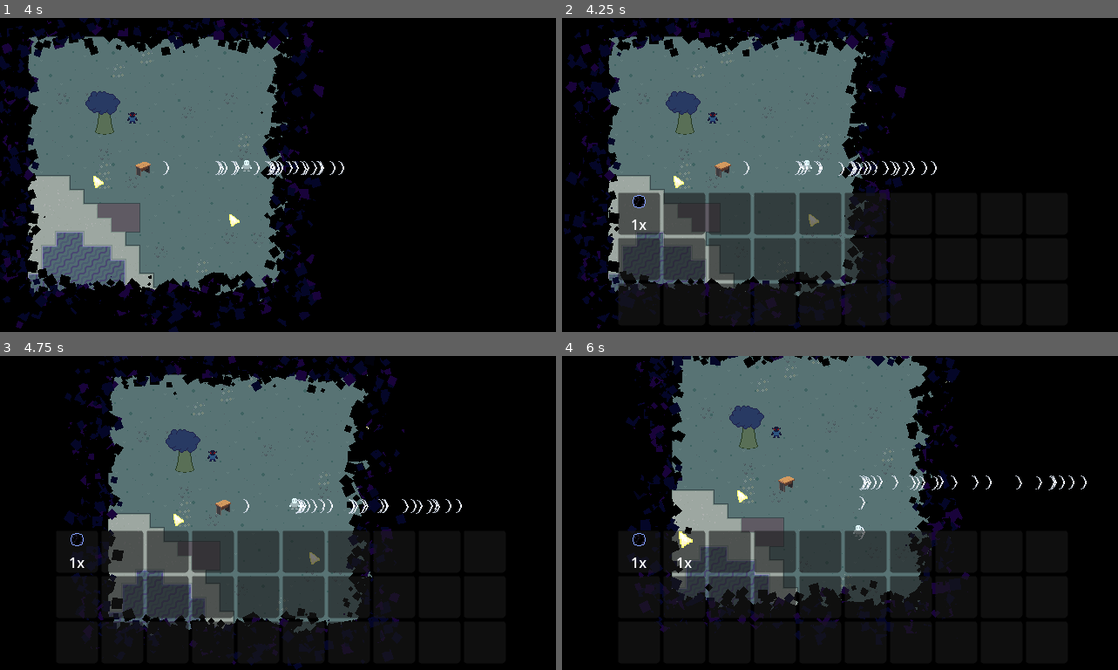
Above: before the commit, frames 1-4 (two rows, left to right).
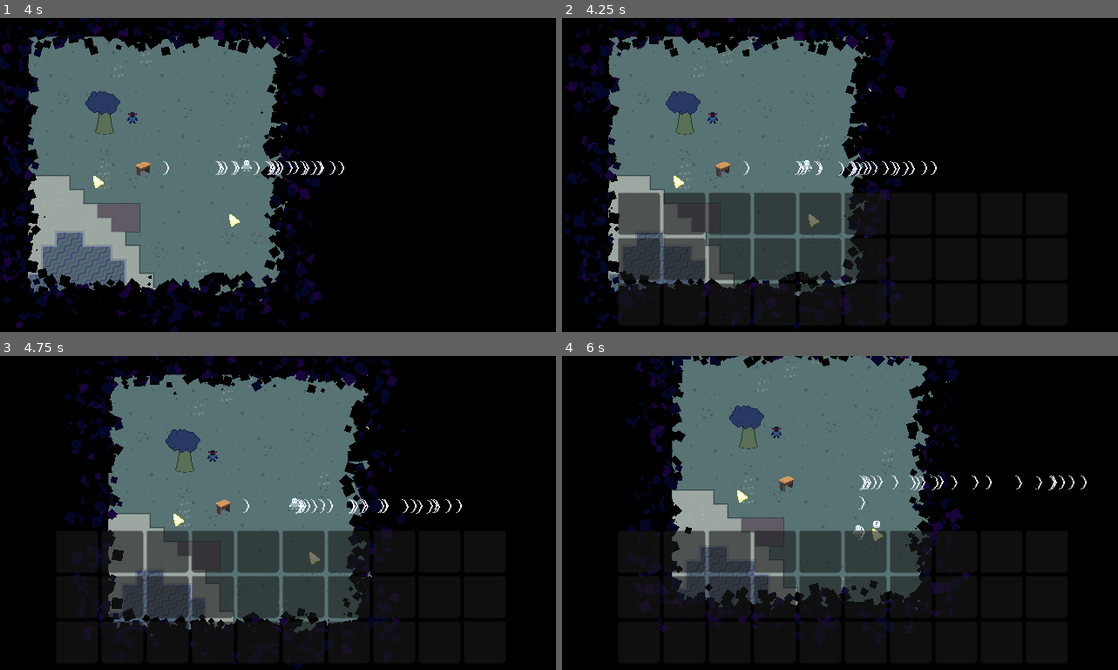
Above: after the commit, the same moments.

Repository: TimoRoggel/EverDark
Game: Godot game, scene res://scenes/levels/world.tscn
Same seed, same stepped clock (60 frames per second), same inputs: the game is played once before the commit and once after it.
Inputs (mouse positions are in pixels of both pictures, inside the frame that each line leads up to):
- Up to frame 1 (4 s): move the mouse to (400, 159) at 0.52 s; press the mouse at (400, 159) at 0.53 s; hold D (right) 0.53-1.25 s; tap Shift (dash) at 0.8 s; release the mouse at (400, 159) at 1.25 s; drag from (166, 190) to (344, 162) at 1.27 s; move the mouse to (333, 105) at 2.02 s; press the mouse at (333, 105) at 2.03 s; hold D (right) 2.03-2.75 s; tap F (interact, bound only after the commit) at 2.1, 3.8 s; release the mouse at (333, 105) at 2.75 s; drag from (250, 237) to (116, 212) at 2.77 s; move the mouse to (444, 222) at 3.52 s; hold A (left) from 3.53 s (still down); hold Shift (dash) from 3.53 s (still down)
- Up to frame 2 (4.25 s): keep holding A (left); keep holding Shift (dash); tap Tab (toggle_inventory) at 4.15 s
- Up to frame 3 (4.75 s): release A (left) at 4.25 s; release Shift (dash) at 4.25 s; drag from (111, 465) to (250, 556) at 4.27 s
- Up to frame 4 (6 s): move the mouse to (867, 513) at 5.02 s; hold S (down) 5.03-5.75 s; hold Shift (dash) 5.03-5.75 s; tap F (interact, bound only after the commit) at 5.1 s; click (867, 513) at 5.17 s; drag from (756, 434) to (717, 497) at 5.77 s

Frame 1 is identical in both runs. In frame 2, 0.1% of the frame differs, in the area x 12-16%, y 56-68%; in frame 3, less than 0.1%; in frame 4, 0.3%, in the area x 12-58%, y 52-68%.

Commit message:
interaction system and some code cleanup

Diff:
--- a/project.godot
+++ b/project.godot
@@ -87,11 +87,17 @@
 "events": [Object(InputEventKey,"resource_local_to_scene":false,"resource_name":"","device":-1,"window_id":0,"alt_press …(195 unchanged characters)…
 ]
 }
+interact={
+"deadzone": 0.2,
+"events": [Object(InputEventKey,"resource_local_to_scene":false,"resource_name":"","device":-1,"window_id":0,"alt_pressed":false,"shift_pressed":false,"ctrl_pressed":false,"meta_pressed":false,"pressed":false,"keycode":0,"physical_keycode":70,"key_label":0,"unicode":102,"location":0,"echo":false,"script":null)
+]
+}
 
 [layer_names]
 
 2d_physics/layer_1="physics"
 2d_physics/layer_2="attacks"
+2d_physics/layer_3="interaction"
 
 [rendering]
 
--- a/scenes/characters/player.tscn
+++ b/scenes/characters/player.tscn
@@ -7,15 +7,16 @@
 [ext_resource type="Script" uid="uid://cnvj3qt0x6603" path="res://scripts/components/move_component.gd" id="4_kqtwu"]
 [ext_resource type="Script" uid="uid://b86jl8d8bnv68" path="res://scripts/components/camera_component.gd" id="5_6eyoc"]
 [ext_resource type="Script" uid="uid://cqprce2ews2bs" path="res://scripts/state_machine/player_states/player_walk_state.gd" id="5_jk2m4"]
-[ext_resource type="Script" uid="uid://dqan6upx40ywc" path="res://scripts/components/pickup_component.gd" id="6_kqtwu"]
+[ext_resource type="Script" uid="uid://dqan6upx40ywc" path="res://scripts/components/interaction_component.gd" id="6_kqtwu"]
 [ext_resource type="Script" uid="uid://bgrlfbkgtg7lx" path="res://scripts/components/inventory_component.gd" id="7_6eyoc"]
 [ext_resource type="Script" uid="uid://bp2m4dafooblw" path="res://scripts/tools/inventory_container.gd" id="8_eojnx"]
+[ext_resource type="Script" uid="uid://b1k2xvlafqnnw" path="res://scripts/state_machine/state_machine.gd" id="8_qgnko"]
 [ext_resource type="Script" uid="uid://b02oesl53ud3y" path="res://scripts/components/player_health_component.gd" id="8_xhtjm"]
 [ext_resource type="Script" uid="uid://dwhmrw8e0vjks" path="res://scripts/components/hitbox_component.gd" id="10_2l4js"]
 [ext_resource type="Script" uid="uid://byhtuq8lov8xm" path="res://scripts/components/spawn_attack_component.gd" id="10_xhtjm"]
+[ext_resource type="Texture2D" uid="uid://cv3hkws24ehim" path="res://graphics/interact_texture.png" id="11_rpnd8"]
 [ext_resource type="Texture2D" uid="uid://dqn4xm5578d84" path="res://graphics/attack.png" id="12_xhtjm"]
 [ext_resource type="Script" uid="uid://bvp6jp0bat6ko" path="res://scripts/resources/attack.gd" id="12_xrqxk"]
-[ext_resource type="Script" uid="uid://b1k2xvlafqnnw" path="res://scripts/state_machine/state_machine.gd" id="8_qgnko"]
 
 [sub_resource type="RectangleShape2D" id="RectangleShape2D_dyp2m"]
 size = Vector2(6, 8)
@@ -80,10 +81,10 @@
 container = NodePath("../../CanvasLayer/inventory")
 metadata/_custom_type_script = "uid://bgrlfbkgtg7lx"
 
-[node name="pickup" type="Node2D" parent="components"]
+[node name="interaction" type="Node2D" parent="components"]
 position = Vector2(0, -4)
 script = ExtResource("6_kqtwu")
-pickup_radius = 32.0
+interact_texture = ExtResource("11_rpnd8")
 metadata/_custom_type_script = "uid://dqan6upx40ywc"
 
 [node name="health" type="Node2D" parent="components"]
--- a/scripts/components/animation_component.gd
+++ b/scripts/components/animation_component.gd
@@ -30,7 +30,7 @@
 		add_child(audio_players[possible_anim])
 	animated_sprite.frame_changed.connect(step_sound)
 
-func _update(delta: float) -> void:
+func _update(_delta: float) -> void:
 	animated_sprite.flip_h = should_flip
 	var suitable_anim: String = get_suitable_animation()
 	if suitable_anim != animated_sprite.animation:
--- a/scripts/components/input_component.gd
+++ b/scripts/components/input_component.gd
@@ -10,6 +10,7 @@
 
 signal started_attacking
 signal inventory_toggled
+signal interact
 
 func _init() -> void:
 	updates_in_physics = false
@@ -20,10 +21,12 @@
 func _update(_delta: float) -> void:
 	if Input.is_action_just_pressed("pause"):
 		get_tree().paused = !get_tree().paused
+	if Input.is_action_just_pressed("interact"):
+		interact.emit()
 	if Input.is_action_just_pressed("attack"):
 		started_attacking.emit()
 		if can_spawn:
-			var item: ItemPickup2D = ItemPickup2D.new()
+			var item: DroppedItem2D = DroppedItem2D.new()
 			item.item = DataManager.resources["items"].pick_random()
 			controller.add_sibling(item)
 			item.global_position = get_global_mouse_position()
--- /dev/null
+++ b/scripts/components/interaction_component.gd
@@ -0,0 +1,68 @@
+@tool
+class_name InteractionComponent extends Component
+
+const DEBUG_COLOR: Color = Color(1.0, 0.805, 0.27, 0.502)
+
+const INTERACT_SPRITE_OFFSET: Vector2 = Vector2(0.0, -12.0)
+
+@export var interact_radius: float = 16.0:
+	set(value):
+		interact_radius = value
+		queue_redraw()
+@export var interact_texture: Texture2D = null
+
+var area: Area2D = Area2D.new()
+var shape: CollisionShape2D = CollisionShape2D.new()
+var inventory: InventoryComponent = null
+var closest_interactable: Interactable2D = null
+
+var interact_sprite: Sprite2D = Sprite2D.new()
+
+func _draw() -> void:
+	if Engine.is_editor_hint():
+		draw_circle(Vector2.ZERO, interact_radius, DEBUG_COLOR)
+		draw_circle(Vector2.ZERO, interact_radius, DEBUG_COLOR, false)
+
+func _enter() -> void:
+	if Engine.is_editor_hint():
+		return
+	interact_sprite.texture = interact_texture
+	interact_sprite.top_level = true
+	add_child(interact_sprite)
+	inventory = controller.get_component(InventoryComponent)
+	controller.get_component(InputComponent).interact.connect(_on_interact)
+	add_child(area)
+	shape.shape = CircleShape2D.new()
+	shape.shape.radius = interact_radius
+	area.add_child(shape)
+	area.collision_mask = 4
+
+func _update(_delta: float) -> void:
+	if Engine.is_editor_hint():
+		return
+	interact_sprite.visible = closest_interactable != null
+	if closest_interactable:
+		interact_sprite.global_position = closest_interactable.global_position + INTERACT_SPRITE_OFFSET
+	var interactables: Array = area.get_overlapping_areas().filter(
+		func(n: Area2D) -> bool:
+			return is_instance_of(n, Interactable2D) && n.can_interact(controller)
+			)
+	if interactables.is_empty():
+		closest_interactable = null
+		return
+	if interactables.size() > 1:
+		interactables.sort_custom(
+			func(a: Interactable2D, b: Interactable2D) -> bool:
+				return a.global_position.distance_squared_to(global_position) < b.global_position.distance_squared_to(global_position)
+				)
+	if closest_interactable == interactables[0]:
+		return
+	closest_interactable = interactables[0]
+
+func _on_interact() -> void:
+	if !closest_interactable:
+		return
+	closest_interactable.interact(controller)
+
+func _exit() -> void:
+	pass
--- a/scripts/components/inventory_component.gd
+++ b/scripts/components/inventory_component.gd
@@ -17,7 +17,7 @@
 	pass
 
 func _on_item_dropped(item: InventoryItem) -> void:
-	var pickup: ItemPickup2D = ItemPickup2D.new()
+	var pickup: DroppedItem2D = DroppedItem2D.new()
 	pickup.item = item.item
 	pickup.amount = item.quantity
 	controller.add_sibling(pickup)
@@ -44,3 +44,6 @@
 
 func is_full() -> bool:
 	return container.is_full()
+
+func can_add(item_id: int, quantity: int = 1) -> bool:
+	return container.can_add(item_id, quantity)
--- a/scripts/components/pickup_component.gd
+++ /dev/null
@@ -1,52 +0,0 @@
-@tool
-class_name PickupComponent extends Component
-
-const DEBUG_COLOR: Color = Color(1.0, 0.805, 0.27, 0.502)
-
-@export var pickup_radius: float = 16.0:
-	set(value):
-		pickup_radius = value
-		queue_redraw()
-@export var pickup_distance: float = 8.0:
-	set(value):
-		pickup_distance = value
-		queue_redraw()
-
-var area: Area2D = Area2D.new()
-var shape: CollisionShape2D = CollisionShape2D.new()
-var inventory: InventoryComponent = null
-
-func _draw() -> void:
-	if Engine.is_editor_hint():
-		draw_circle(Vector2.ZERO, pickup_radius, DEBUG_COLOR)
-		draw_circle(Vector2.ZERO, pickup_radius, DEBUG_COLOR, false)
-		draw_circle(Vector2.ZERO, pickup_distance, DEBUG_COLOR)
-		draw_circle(Vector2.ZERO, pickup_distance, DEBUG_COLOR, false)
-
-func _enter() -> void:
-	if Engine.is_editor_hint():
-		return
-	inventory = controller.get_component(InventoryComponent)
-	add_child(area)
-	shape.shape = CircleShape2D.new()
-	shape.shape.radius = pickup_radius
-	area.add_child(shape)
-
-func _update(delta: float) -> void:
-	if Engine.is_editor_hint():
-		return
-	for body: Node2D in area.get_overlapping_areas():
-		if !is_instance_of(body, ItemPickup2D):
-			continue
-		if !body.can_pickup():
-			continue
-		var d: float = body.global_position.distance_to(global_position)
-		if d <= pickup_distance:
-			if inventory.add(body.item.id, body.amount) == 0:
-				body.queue_free()
-			else:
-				body.timeout()
-		body.global_position = body.global_position.move_toward(global_position, delta * 160.0)
-
-func _exit() -> void:
-	pass
--- a/scripts/state_machine/player_states/player_idle_state.gd
+++ b/scripts/state_machine/player_states/player_idle_state.gd
@@ -16,4 +16,4 @@
 	# If moving transition to walk.
 	if _controller().input.movement.length() >= 0.1:
 		# Change state.
-		transition.emit(self, "walk")
+		_transition("walk")
--- a/scripts/state_machine/player_states/player_walk_state.gd
+++ b/scripts/state_machine/player_states/player_walk_state.gd
@@ -19,4 +19,4 @@
 	# If we are no longer moving, change to idle state.
 	if _controller().input.movement.length() < 0.1:
 		# Change state.
-		transition.emit(self, "idle")
+		_transition("idle")
--- a/scripts/state_machine/state.gd
+++ b/scripts/state_machine/state.gd
@@ -23,6 +23,10 @@
 ## Returns the [StateMachine]'s [CharacterController].
 func _controller() -> CharacterController:
 	return state_machine.controller
+
+## Emits the [signal transition] signal with the current and new state.
+func _transition(new_state: String) -> void:
+	transition.emit(self, new_state)
 
 ## Base function that is called when the state is entered.
 func enter(enter_parameter: Variant = null) -> void:
--- a/scripts/tools/item_pickup_2d.gd
+++ b/scripts/tools/dropped_item_2d.gd
@@ -1,4 +1,7 @@
-class_name ItemPickup2D extends Area2D
+@tool
+class_name DroppedItem2D extends Interactable2D
+
+const ITEM_PICKUP_RUNNABLE: GDScript = preload("uid://jxi2b1l6t8j3")
 
 @export var item: Item = null
 @export var amount: int = 1
@@ -6,10 +9,6 @@
 var timeout_timer: Timer = Timer.new()
 
 func _ready() -> void:
-	var shape: CollisionShape2D = CollisionShape2D.new()
-	shape.shape = RectangleShape2D.new()
-	shape.shape.size = Vector2i.ONE * 16
-	add_child(shape)
 	z_as_relative = false
 	y_sort_enabled = true
 	var sprite: Sprite2D = Sprite2D.new()
@@ -17,9 +16,13 @@
 	add_child(sprite)
 	timeout_timer.one_shot = true
 	add_child(timeout_timer)
+	interact_script = ITEM_PICKUP_RUNNABLE
+	active = true
+	custom_parameter = str("{\"item\": ", item.id, ", \"quantity\": ", amount, "}")
+	super()
 
 func timeout(count: float = 2.0) -> void:
+	active = false
 	timeout_timer.start(count)
-
-func can_pickup() -> bool:
-	return timeout_timer.time_left <= 0.0
+	await timeout_timer.timeout
+	active = true
--- /dev/null
+++ b/scripts/tools/interactable_2d.gd
@@ -0,0 +1,66 @@
+@tool
+class_name Interactable2D extends Area2D
+
+@export var radius: float = 8.0:
+	set(value):
+		radius = max(0.0001, value)
+		if Engine.is_editor_hint():
+			queue_redraw()
+@export_group("interact", "interact_")
+@export var interact_sound: AudioStream = null
+@export var interact_script: GDScript = null
+@export_custom(PROPERTY_HINT_EXPRESSION, "") var custom_parameter: String = ""
+
+var collision: CollisionShape2D = CollisionShape2D.new()
+var shape: CircleShape2D = CircleShape2D.new()
+var interact_player: AudioStreamPlayer2D = AudioStreamPlayer2D.new()
+var active: bool = true
+var instance: Runnable = null
+
+func _ready() -> void:
+	monitoring = false
+	collision_layer = 4
+	collision_mask = 0
+	shape.radius = radius
+	collision.shape = shape
+	add_child(collision)
+	interact_player.stream = interact_sound
+	add_child(interact_player)
+	instance = interact_script.new()
+
+func merge_param(controller: CharacterController) -> Dictionary:
+	var p_exp: Expression = Expression.new()
+	p_exp.parse(custom_parameter)
+	return { "controller": controller, "self": self }.merged(p_exp.execute())
+
+func can_interact(controller: CharacterController) -> bool:
+	if !active:
+		return false
+	return instance.can_run(merge_param(controller))
+
+func interact(controller: CharacterController) -> void:
+	if !active:
+		return
+	interact_player.play()
+	instance.run(merge_param(controller))
+	await interact_player.finished
+	queue_free()
+
+func set_active(timeout: float) -> void:
+	active = false
+	await Engine.get_main_loop().create_timer(timeout).timeout
+	active = true
+
+func _draw() -> void:
+	if !Engine.is_editor_hint():
+		return
+	draw_circle(Vector2.ZERO, radius, Color.AQUA)
+
+func _notification(what: int) -> void:
+	if !Engine.is_editor_hint():
+		return
+	match what:
+		NOTIFICATION_ENTER_CANVAS:
+			queue_redraw()
+		NOTIFICATION_TRANSFORM_CHANGED:
+			queue_redraw()
--- a/scripts/tools/inventory_container.gd
+++ b/scripts/tools/inventory_container.gd
@@ -87,6 +87,25 @@
 		if !inventory[i].is_full():
 			return false
 	return true
+
+func can_add(item_id: int, quantity: int = 1) -> bool:
+	var inventory: Array[InventorySlot] = get_slots()
+	for i: int in slots:
+		if inventory[i].inventory_item == null:
+			continue
+		if inventory[i].inventory_item.item.id != item_id:
+			continue
+		if inventory[i].inventory_item.is_full():
+			continue
+		quantity -= inventory[i].inventory_item.item.stack_size - inventory[i].inventory_item.quantity
+		if quantity <= 0:
+			return true
+	if quantity <= 0:
+		return true
+	for i: int in slots:
+		if inventory[i].inventory_item == null:
+			return true
+	return false
 
 func sort() -> void:
 	var items: Array[InventoryItem] = get_items()
--- a/scripts/tools/pickupable.gd
+++ /dev/null
@@ -1,76 +0,0 @@
-@tool
-class_name Pickupable extends Node2D
-
-@export var texture: Texture2D = null:
-	set(value):
-		texture = value
-		if Engine.is_editor_hint():
-			queue_redraw()
-@export var radius: float = 4.0:
-	set(value):
-		radius = max(0.0001, value)
-		if Engine.is_editor_hint():
-			queue_redraw()
-@export_group("Pickup", "pickup_")
-@export var pickup_sound: AudioStream = null
-@export var pickup_script: GDScript = null
-@export_custom(PROPERTY_HINT_EXPRESSION, "") var pickup_parameter: String = ""
-
-var sprite: Sprite2D = Sprite2D.new()
-var area: Area2D = Area2D.new()
-var collision: CollisionShape2D = CollisionShape2D.new()
-var shape: CircleShape2D = CircleShape2D.new()
-var pickup_player: AudioStreamPlayer2D = AudioStreamPlayer2D.new()
-var active: bool = true
-
-func _ready() -> void:
-	z_as_relative = false
-	z_index = 10
-	y_sort_enabled = true
-	sprite.texture = texture
-	add_child(sprite)
-	area.body_entered.connect(_on_body_entered)
-	add_child(area)
-	shape.radius = radius
-	collision.shape = shape
-	area.add_child(collision)
-	pickup_player.stream = pickup_sound
-	add_child(pickup_player)
-
-func _on_body_entered(body: Node) -> void:
-	if !is_instance_of(body, PlayerController):
-		return
-	pickup(body)
-
-func pickup(player: PlayerController) -> void:
-	if !active:
-		return
-	pickup_player.play()
-	var instance: Runnable = pickup_script.new()
-	var param: Expression = Expression.new()
-	param.parse(pickup_parameter)
-	instance.run({ "player": player }.merged(param.execute()))
-	sprite.visible = false
-	await pickup_player.finished
-	queue_free()
-
-func set_active(timeout: float) -> void:
-	active = false
-	await Engine.get_main_loop().create_timer(timeout).timeout
-	active = true
-
-func _draw() -> void:
-	if !Engine.is_editor_hint():
-		return
-	draw_circle(Vector2.ZERO, radius, Color.AQUA)
-	if texture:
-		draw_texture(texture, texture.get_size() * -0.5)
-
-func _notification(what: int) -> void:
-	if !Engine.is_editor_hint():
-		return
-	match what:
-		NOTIFICATION_ENTER_CANVAS:
-			queue_redraw()
-		NOTIFICATION_TRANSFORM_CHANGED:
-			queue_redraw()
--- /dev/null
+++ b/scripts/tools/runnables/item_pickup_runnable.gd
@@ -0,0 +1,12 @@
+class_name ItemPickupRunnable extends Runnable
+
+func run(param: Dictionary) -> void:
+	if !param.has("item"):
+		return
+	param["controller"].inventory.add(param["item"], param.get("quantity", 1))
+	param["self"].queue_free()
+
+func can_run(param: Dictionary) -> bool:
+	if !param.has("item"):
+		return false
+	return param["controller"].inventory.can_add(param["item"], param.get("quantity", 1))
--- a/scripts/tools/runnables/runnable.gd
+++ b/scripts/tools/runnables/runnable.gd
@@ -1,3 +1,5 @@
 @abstract class_name Runnable extends Object
 
 @abstract func run(param: Dictionary) -> void
+
+@abstract func can_run(param: Dictionary) -> bool
Binary file added: graphics/interact_texture.png
Not shown, added: graphics/interact_texture.png.import
Not shown: 1 places in scenes/characters/player.tscn that only renumber resources
Renamed: scripts/components/pickup_component.gd.uid -> scripts/components/interaction_component.gd.uid
Renamed: scripts/tools/item_pickup_2d.gd.uid -> scripts/tools/dropped_item_2d.gd.uid
Renamed: scripts/tools/pickupable.gd.uid -> scripts/tools/interactable_2d.gd.uid
Not shown, added: scripts/tools/runnables/item_pickup_runnable.gd.uid
